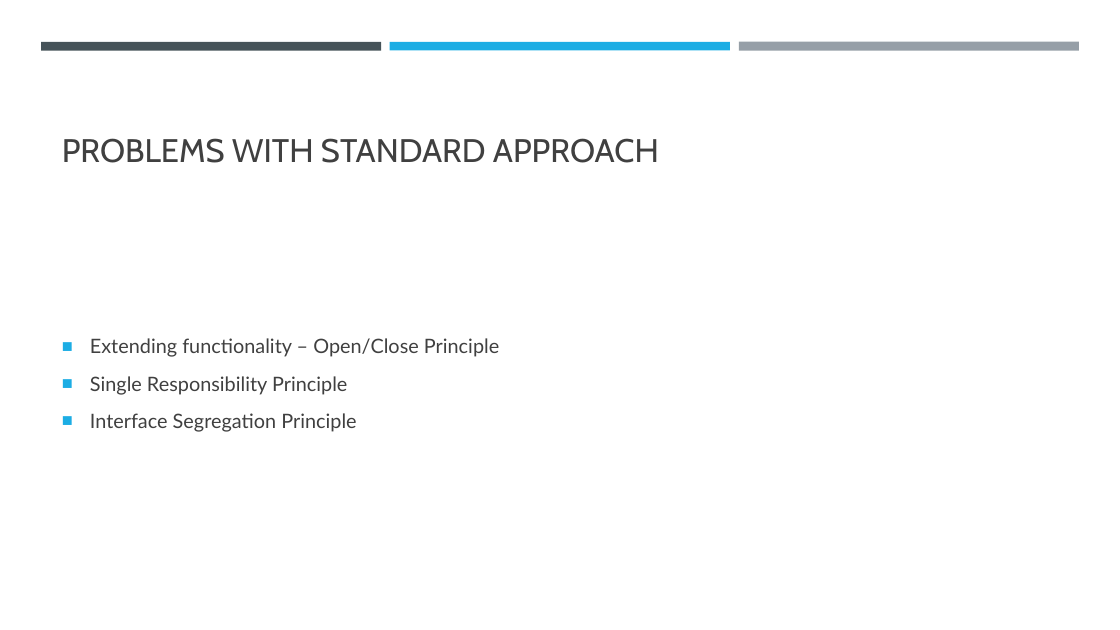
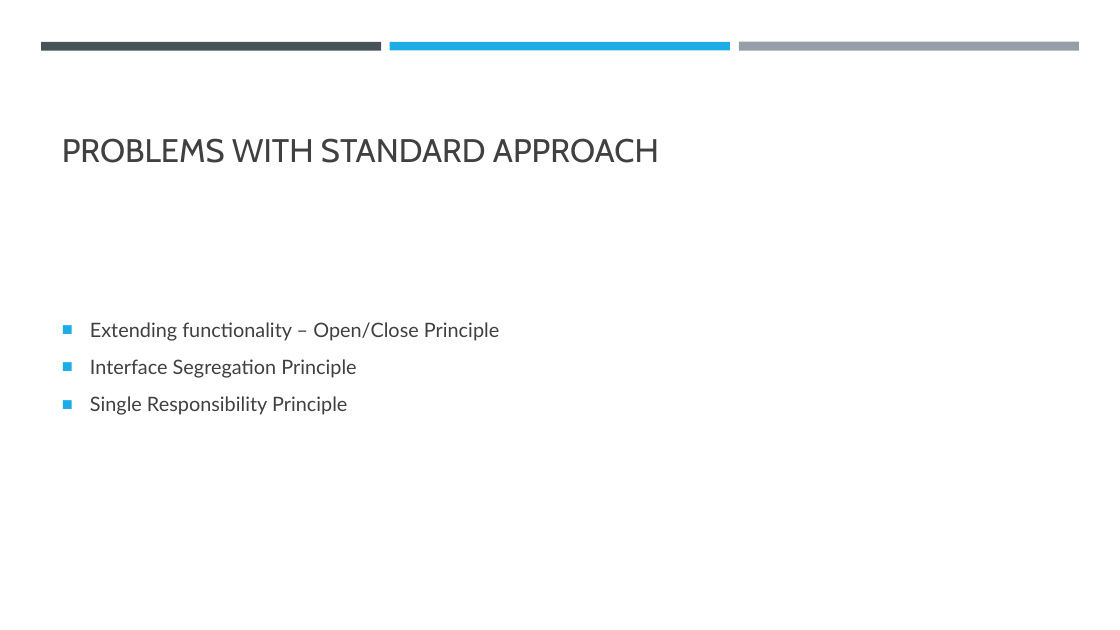
Before and after one commit to vesou/MediatRDemo, a slide deck: slide 7 of How to decouple your code.pptx (slide 5 before the commit). Drawn at 1120x630 pixels with LibreOffice and Linux fonts; fonts in the diff are those of the drawing. Boxes give left, top, right and bottom in pixels: in the first picture for what was removed or moved away, otherwise in the second. Text is boxed around its words. In the diff, an @@ line names an element or a change of style, - is before the commit and + after.

```diff
--- a/How to decouple your code.pptx
+++ b/How to decouple your code.pptx
@@ text at box(90, 359, 356, 378): paragraph added @@
+■ Interface Segregation Principle
@@ text at box(90, 413, 356, 432): paragraph removed @@
-■ Interface Segregation Principle
```
Also in this commit, not shown: 4 other slides changed, 7 slides added, 2 slides removed.
